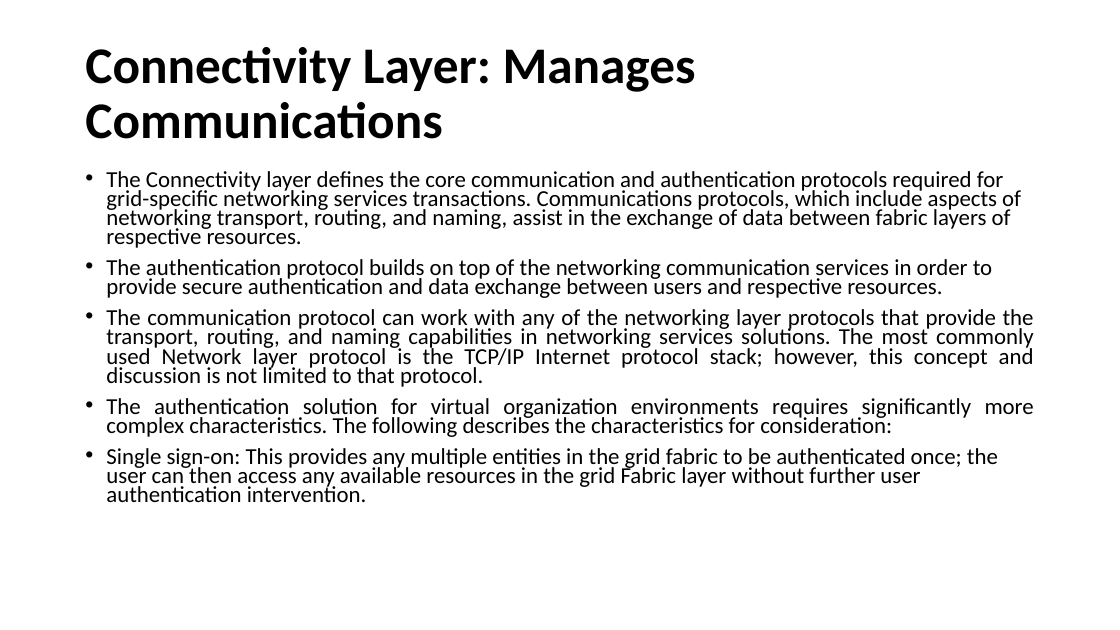
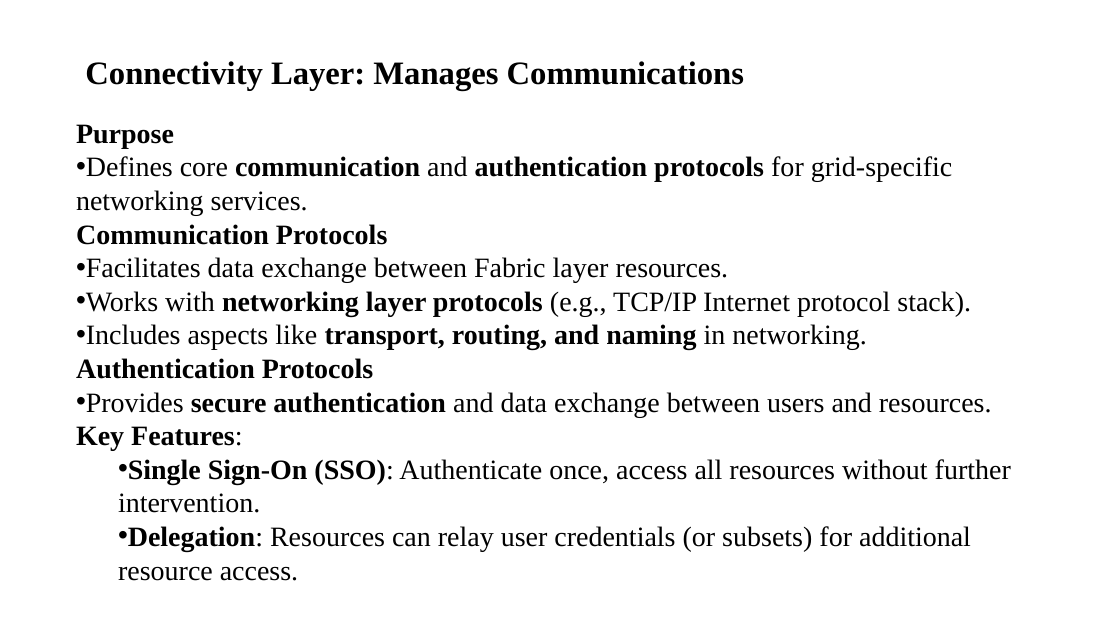
Before and after one commit to CSE-2026/4th-year-sem-2, a slide deck: slide 16 of HPC/UNIT1-PPT.pptx. Drawn at 1120x630 pixels with LibreOffice and Linux fonts; fonts in the diff are those of the drawing. Boxes give left, top, right and bottom in pixels: in the first picture for what was removed or moved away, otherwise in the second. Text is boxed around its words. In the diff, an @@ line names an element or a change of style, - is before the commit and + after.

```diff
--- a/HPC/UNIT1-PPT.pptx
+++ b/HPC/UNIT1-PPT.pptx
@@ title "Connectivity Layer: Manages Communications" at box(85, 61, 744, 90): size 44 to 28 pt, font Calibri to Times New Roman @@
@@ text "Purpose" at box(76, 124, 1011, 581): vertical alignment top to middle @@
@@ text at box(76, 124, 1011, 581): text changed; size 19.6 to 24 pt; font Calibri to Times New Roman @@
-• The Connectivity layer defines the core communication and authentication protocols required for grid-specific networking services transactions. Communications protocols, which include aspects of networking transport, routing, and naming, assist in the exchange of data between fabric layers of respective resources.
-• The authentication protocol builds on top of the networking communication services in order to provide secure authentication and data exchange between users and respective resources.
-• The communication protocol can work with any of the networking layer protocols that provide the transport, routing, and naming capabilities in networking services solutions. The most commonly used Network layer protocol is the TCP/IP Internet protocol stack; however, this concept and discussion is not limited to that protocol.
-• The authentication solution for virtual organization environments requires significantly more complex characteristics. The following describes the characteristics for consideration:
-• Single sign-on: This provides any multiple entities in the grid fabric to be authenticated once; the user can then access any available resources in the grid Fabric layer without further user authentication intervention.
+Purpose
+• Defines core communication and authentication protocols for grid-specific networking services.
+Communication Protocols
+• Facilitates data exchange between Fabric layer resources.
+• Works with networking layer protocols (e.g., TCP/IP Internet protocol stack).
+• Includes aspects like transport, routing, and naming in networking.
+Authentication Protocols
+• Provides secure authentication and data exchange between users and resources.
+Key Features:
+  • Single Sign-On (SSO): Authenticate once, access all resources without further intervention.
+  • Delegation: Resources can relay user credentials (or subsets) for additional resource access.
```
Also in this commit, not shown: 27 other slides changed, 10 slides added, 4 slides removed, 5 other files.
